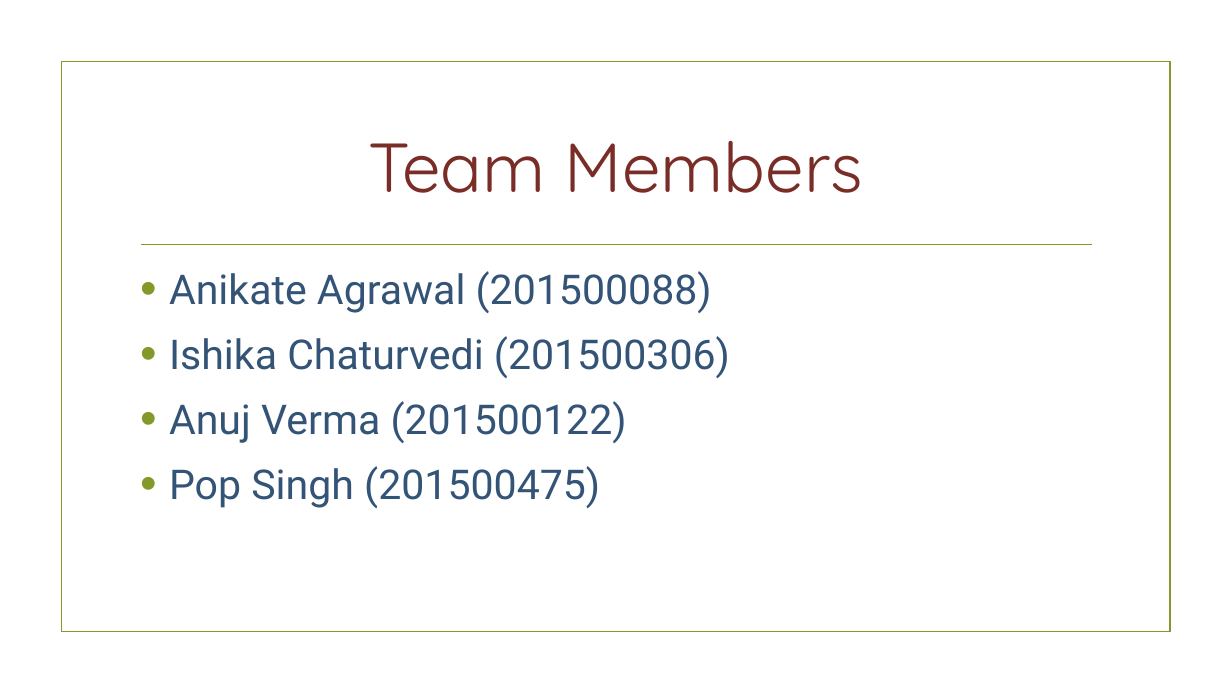
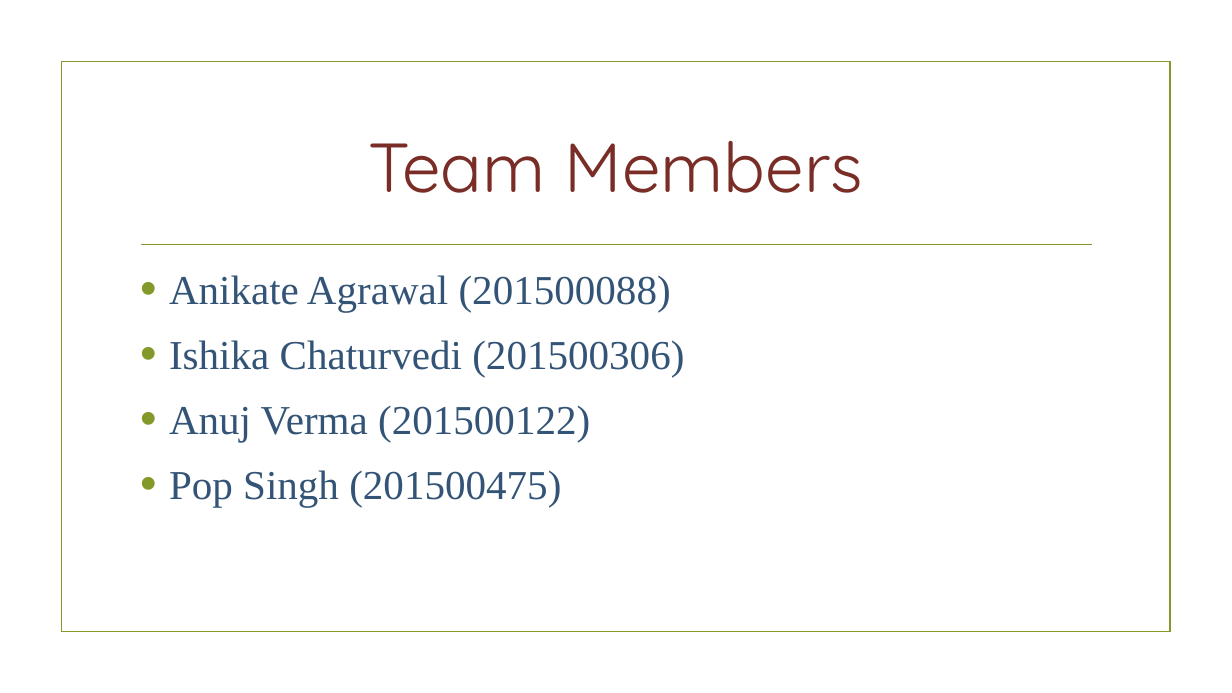
Before and after one commit to anikateagrawal/Major-Project, a slide deck: slide 2 of Topic.pptx. Drawn at 1232x693 pixels with LibreOffice and Linux fonts; fonts in the diff are those of the drawing; background and template pictures are left out. Boxes give left, top, right and bottom in pixels: in the first picture for what was removed or moved away, otherwise in the second. Text is boxed around its words. In the diff, an @@ line names an element or a change of style, - is before the commit and + after.

```diff
--- a/Topic.pptx
+++ b/Topic.pptx
@@ text "Anikate Agrawal (201500088)" at bbox=[169, 275, 684, 507]: font Roboto to Times New Roman @@
```
Also in this commit, not shown: 3 other slides changed, 7 other files.
